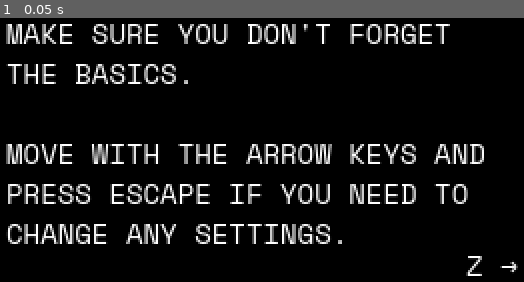
Above: before the commit, frame 1.
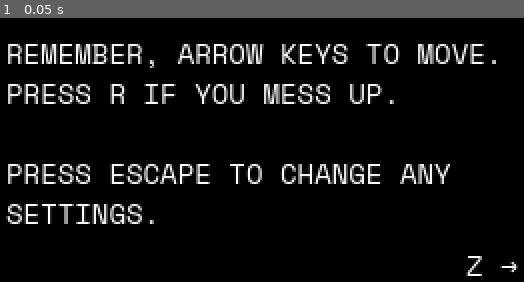
Above: after the commit, the same moment.

Repository: daredakke/maze-vault
Game: Godot game, scene res://scenes/cutscenes/intro_controls.tscn
The game is run twice, just before and just after one commit, with the same random seed, the same clock (stepped at 60 frames per second) and the same inputs. This scene is started directly instead of the project's main scene.
Inputs:
- Up to frame 1 (0.05 s): no input

The runs differ from the first frame. In frame 1, 21% of the frame differs, in the area x 1-95%, y 2-86%.

Commit message:
Update intro_controls.tscn
Ensure player is aware that they can press the R key to reset a level.

Diff:
--- a/scenes/cutscenes/intro_controls.tscn
+++ b/scenes/cutscenes/intro_controls.tscn
@@ -36,12 +36,11 @@
 [node name="BodyLabel" type="Label" parent="Margin"]
 layout_mode = 2
 theme_override_constants/line_spacing = -2
-text = "MAKE SURE YOU DON'T FORGET
-THE BASICS.
+text = "REMEMBER, ARROW KEYS TO MOVE.
+PRESS R IF YOU MESS UP.
 
-MOVE WITH THE ARROW KEYS AND
-PRESS ESCAPE IF YOU NEED TO
-CHANGE ANY SETTINGS."
+PRESS ESCAPE TO CHANGE ANY
+SETTINGS."
 
 [node name="ZLabel" type="Label" parent="Margin"]
 layout_mode = 2
